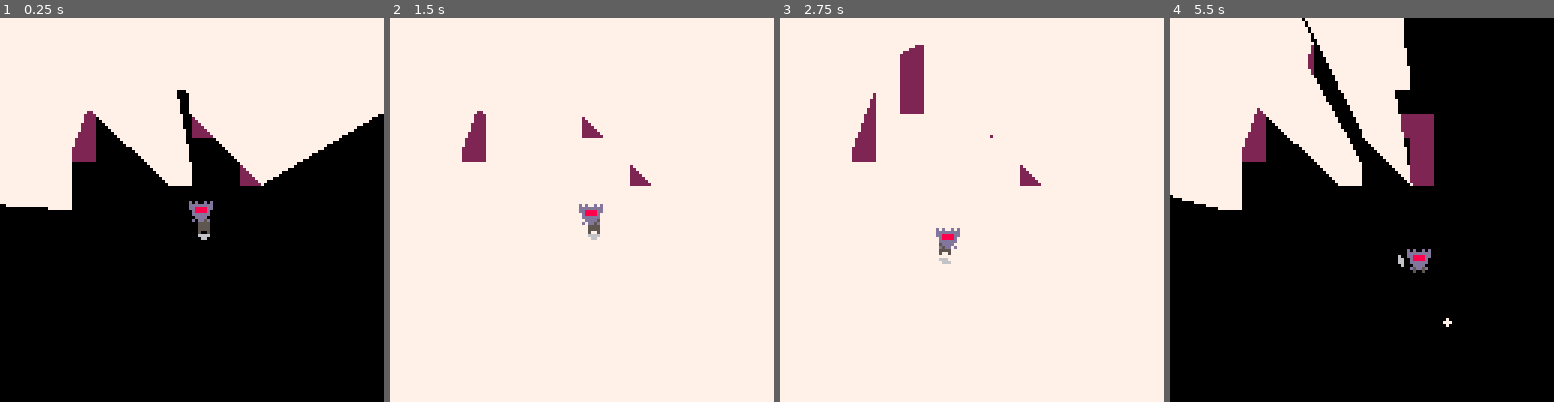
Above: before the commit, frames 1-4 (left to right).
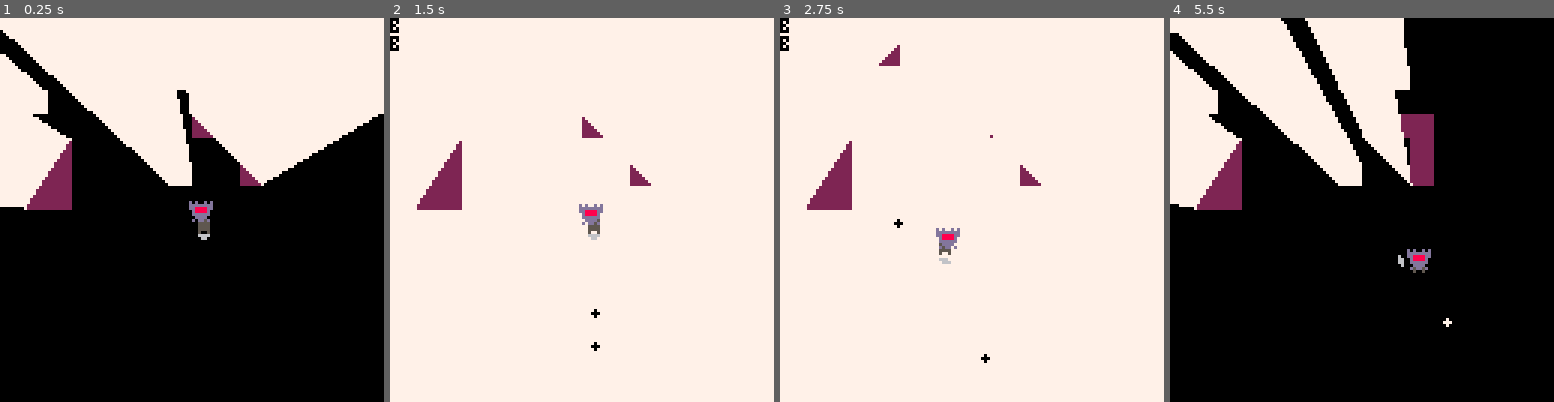
Above: after the commit, the same moments.

Repository: Shishudy/GlobalGameJam2026
Game: PICO-8 cartridge lua/playertest.p8
Same seed, same stepped clock (60 frames per second), same inputs: the game is played once before the commit and once after it.
Inputs:
- Up to frame 1 (0.25 s): no input
- Up to frame 2 (1.5 s): tap O (Z key) at 0.33, 0.7, 1.43 s; tap X (X key) at 1.07 s
- Up to frame 3 (2.75 s): hold Left 1.97-2.37 s; tap X (X key) at 2.07, 2.4, 2.73 s; tap O (Z key) at 2.22 s; hold Down from 2.42 s (still down)
- Up to frame 4 (5.5 s): release Down at 2.82 s; hold Right 2.87-3.53 s; tap X (X key) every 0.33 s from 3.07 to 5.4 s; tap O (Z key) at 3.1, 3.98, 4.87 s; hold Up 3.58-4.08 s; hold Right 4.13-4.53 s; hold Down 4.58-5.08 s; hold Left from 5.13 s (still down)

The runs differ from the first frame. In frame 1, 3.7% of the frame differs, in the area x 0-25%, y 3-50%; in frame 2, 2.0%; in frame 3, 3.3%; in frame 4, 4.3%, in the area x 0-38%, y 0-50%.

Commit message:
check bullets collision

Diff:
--- a/lua/Player.lua
+++ b/lua/Player.lua
@@ -56,7 +56,7 @@
 
 	--read inputs
 
-	if  btn(5) then
+	if btn(5) then
 		maskBtnTime += 1
 		if maskBtnTime >= 10 then
 			change_mask_inputs()
--- a/lua/bullets.lua
+++ b/lua/bullets.lua
@@ -13,13 +13,19 @@
 
 function updateBullets()
 	for b in all(bullets) do
-		b.x += b.dx
-		b.y += b.dy
+		if check_space_collision(b.x + b.dx, b.y + b.dy, 1, 1)
+				or b.x > MAP_W_MAX * 8 or b.x < MAP_W_MIN * 8 or b.y > MAP_H_MAX * 8 or b.y < MAP_H_MIN * 8 then
+			del(bullets, b)
+		else
+			b.x += b.dx
+			b.y += b.dy
+		end
 	end
 end
 
 function drawBullets()
 	for b in all(bullets) do
-		circfill(b.x, b.y, 1, 7)
+		circfill(b.x, b.y, 1, negativeMaskColor)
+		print ("b")
 	end
 end
--- a/lua/playertest.p8
+++ b/lua/playertest.p8
@@ -35,14 +35,14 @@
 00555500005555000055550000555500000000000000000000000000000000000000000000000000000000000000000000000000000000000000000000000000
 00555500005555000050050005000500000000000000000000000000000000000000000000000000000000000000000000000000000000000000000000000000
 00500500005000500000000000000000000000000000000000000000000000000000000000000000000000000000000000000000000000000000000000000000
-00000000000000000000000000000000000000000000000000000000000000000000000000000000000000000000000000000000000000000000000000000000
-00000000000000000000000000000000000000000000000000000000000000000000000000000000000000000000000000000000000000000000000000000000
-00000000000000000000000000000000000000000000000000000000000000000000000000000000000000000000000000000000000000000000000000000000
-00000000000000000000000000000000000000000000000000000000000000000000000000000000000000000000000000000000000000000000000000000000
-00000000000000000000000000000000000000000000000000000000000000000000000000000000000000000000000000000000000000000000000000000000
-00000000000000000000000000000000000000000000000000000000000000000000000000000000000000000000000000000000000000000000000000000000
-00000000000000000000000000000000000000000000000000000000000000000000000000000000000000000000000000000000000000000000006666000000
-00000000000000000000000000000000000000000000000000000000000000000000000000000000000000000000000000000000000000000000000660000000
+00088000000000000000000000000000000000000000000000000000000000000000000000000000000000000000000000000000000000000000000000000000
+00888800000000000000000000000000000000000000000000000000000000000000000000000000000000000000000000000000000000000000000000000000
+08888880000000000000000000000000000000000000000000000000000000000000000000000000000000000000000000000000000000000000000000000000
+88888888000000000000000000000000000000000000000000000000000000000000000000000000000000000000000000000000000000000000000000000000
+88888888000000000000000000000000000000000000000000000000000000000000000000000000000000000000000000000000000000000000000000000000
+08888880000000000000000000000000000000000000000000000000000000000000000000000000000000000000000000000000000000000000000000000000
+00888800000000000000000000000000000000000000000000000000000000000000000000000000000000000000000000000000000000000000006666000000
+00088000000000000000000000000000000000000000000000000000000000000000000000000000000000000000000000000000000000000000000660000000
 00000000000000000000000000000000000000000000000000000000000000000000000000000000000000000000000000000000000000000000000000000000
 00000000000000000000000000000000000000000000000000000000000000000000000000000000000000000000000000000000000000000000000000000000
 00000000000000000000000000000000000000000000000000000000000000000000000000000000000000000000000000000000000000000000000000000000
@@ -80,10 +80,10 @@
 0000000000000000000000000000000000000000000000000000000000000000000000000000000000000000000000000000000000000000000000000000000000000000000000000000000000000000000000000000000000000000000000000000000000000000000000000000000000000000000000000000000000000000
 __map__
 0000000000000000000000000000000000000000000000000000000000000000000000000000000000000000000000000000000000000000000000000000000000000000000000000000000000000000000000000000000000000000000000000000000000000000000000000000000000000000000000000000000000000000
-0000000071700071000000000000000000000000000000000000000000000000000000000000000000000000000000000000000000000000000000000000000000000000000000000000000000000000000000000000000000000000000000000000000000000000000000000000000000000000000000000000000000000000
-0000000000700071717100000000001c00000000000000000000000000000000000000000000000000000000000000000000000000000000000000000000000000000000000000000000000000000000000000000000000000000000000000000000000000000000000000000000000000000000000000000000000000000000
-0071007000700000000000000000000000000000000000000000000000000000000000000000000000000000000000000000000000000000000000000000000000000000000000000000000000000000000000000000000000000000000000000000000000000000000000000000000000000000000000000000000000000000
-0000007000000000707070000000000000000000000000000000000000000000000000000000000000000000000000000000000000000000000000000000000000000000000000000000000000000000000000000000000000000000000000000000000000000000000000000000000000000000000000000000000000000000
-0000717000000000000070000000000000000000000000000000000000000000000000000000000000000000000000000000000000000000000000000000000000000000000000000000000000000000000000000000000000000000000000000000000000000000000000000000000000000000000000000000000000000000
-0070710000000071000070000000000000000000000000000000000000000000000000000000000000000000000000000000000000000000000000000000000000000000000000000000000000000000000000000000000000000000000000000000000000000000000000000000000000000000000000000000000000000000
-0000710000000000000000000000000000000000000000000000000000000000000000000000000000000000000000000000000000000000000000000000000000000000000000000000000000000000000000000000000000000000000000000000000000000000000000000000000000000000000000000000000000000000
+0000000070000071000000000000000000000000000000000000000000000000000000000000000000000000000000000000000000000000000000000000000000000000000000000000000000000000000000000000000000000000000000000000000000000000000000000000000000000000000000000000000000000000
+0000000000000071717100000000001c00000000000000000000000000000000000000000000000000000000000000000000000000000000000000000000000000000000000000000000000000000000000000000000000000000000000000000000000000000000000000000000000000000000000000000000000000000000
+0071000000000000000000000000000000000000000000000000000000000000000000000000000000000000000000000000000000000000000000000000000000000000000000000000000000000000000000000000000000000000000000000000000000000000000000000000000000000000000000000000000000000000
+0000000000000000707070000000000000000000000000000000000000000000000000000000000000000000000000000000000000000000000000000000000000000000000000000000000000000000000000000000000000000000000000000000000000000000000000000000000000000000000000000000000000000000
+0070700000000000000070000000000000000000000000000000000000000000000000000000000000000000000000000000000000000000000000000000000000000000000000000000000000000000000000000000000000000000000000000000000000000000000000000000000000000000000000000000000000000000
+0070700000000071000070000000000000000000000000000000000000000000000000000000000000000000000000000000000000000000000000000000000000000000000000000000000000000000000000000000000000000000000000000000000000000000000000000000000000000000000000000000000000000000
+0070700000000000000000000000000000000000000000000000000000000000000000000000000000000000000000000000000000000000000000000000000000000000000000000000000000000000000000000000000000000000000000000000000000000000000000000000000000000000000000000000000000000000
Empty file added: lua/Targets.lua
